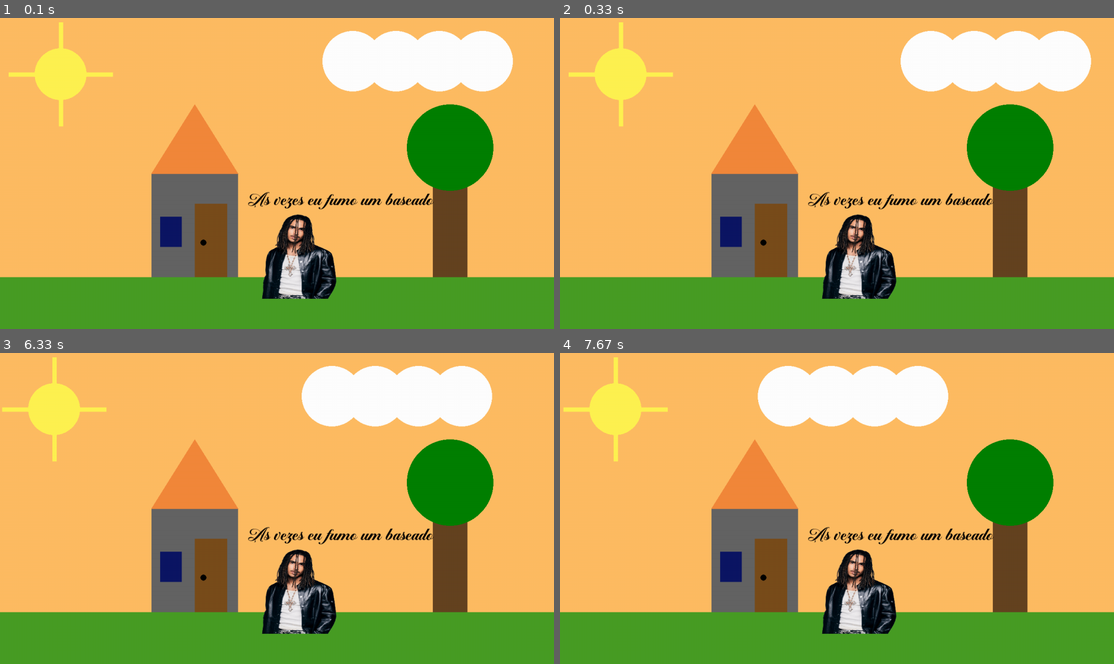
Above: before the commit, frames 1-4 (two rows, left to right).
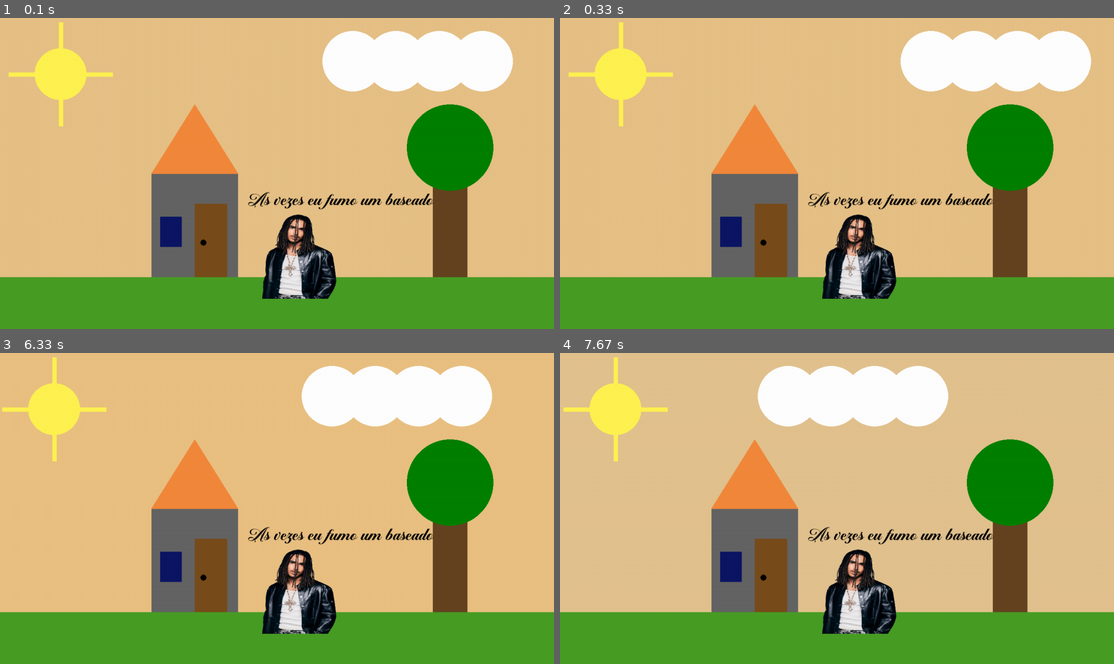
Above: after the commit, the same moments.

Repository: Cotoco25/inf1034_casinha_pygame
Game: pygame game, started from main.py
The game is run twice, just before and just after one commit, with the same random seed, the same clock (stepped at 60 frames per second) and the same inputs.
Inputs (mouse positions are in pixels of both pictures, inside the frame that each line leads up to):
- Up to frame 1 (0.1 s): no input
- Up to frame 2 (0.33 s): no input
- Up to frame 3 (6.33 s): tap Space at 0.33, 6.07 s; hold A 0.67-1.2 s; hold A 1.23-1.63 s; hold W 1.67-2.03 s; hold D 2.07-2.7 s; hold A 2.73-3.2 s; hold D 3.23-3.7 s; click (99, 552) at 3.78 s; click (210, 483) at 4.12 s; right-click (94, 604) at 4.45 s; click (282, 412) at 4.78 s; click (481, 614) at 5.12 s; right-click (121, 464) at 5.45 s; click (326, 427) at 5.78 s
- Up to frame 4 (7.67 s): hold W 6.4-6.7 s; hold D 6.73-7.2 s; hold A from 7.23 s (still down)

The runs differ from the first frame. In frame 1, 62% of the frame differs, in the area x 0-100%, y 0-84%; in frame 2, 62%; in frame 3, 61%; in frame 4, 62%.

Commit message:
foiiiiiiiiiiiii

Diff:
--- a/main.py
+++ b/main.py
@@ -19,12 +19,14 @@
 clock=time.Clock()
 
 
+
 matue_img = image.load("matue.png")
 matue_img = transform.scale(matue_img, (180,200))
 
 batman_font = font.Font("fontecarai.otf", 40)
 
 mixer.music.load("matue.mp3")
+mixer.music.set_volume(0.3)
 mixer.music.play(-1)
 
 feijao = mixer.Sound("feijao-com-farinha.mp3")
@@ -35,7 +37,18 @@
 #programa para fazer o programa fechar com o X do windows
 #se for desenhar alguma coisa, desenhar a partir do sys.exit()
 modo_fundo = False
-background_color = (255, 188, 99)
+
+uuu=255
+iii=188
+ooo=99
+background_color = (uuu, iii, ooo)
+
+
+
+aaa = (uuu-(600//5.75))
+bbb = (iii+(600//25))
+ccc = (ooo+(600//3.95))
+
 
 while running:
     clock.tick(60)
@@ -53,38 +66,39 @@
                 modo_fundo = not modo_fundo
 
 
-        if ev.type == KEYDOWN:
-            if background_color == (255, 188, 99):
-                if key_pressed == K_w:
+        if ev.type == MOUSEBUTTONDOWN:
+            if raio_x >0 and raio_x < 430 and modo_fundo == False:
+                if ev.button == 2:
                     baby1.play()
 
-        if ev.type == KEYDOWN:
-            if background_color == (151, 209, 250):
-                if key_pressed == K_w:
+        if ev.type == MOUSEBUTTONDOWN:
+            if raio_x >430 and raio_x < 860 and modo_fundo == False:
+                if ev.button == 2:
                     baby2.play()
 
-        if ev.type == KEYDOWN:
-            if background_color == (13, 29, 92):
-                if key_pressed == K_w:
+        if ev.type == MOUSEBUTTONDOWN:
+            if raio_x >860 and raio_x < 1350 and modo_fundo == False:
+            #if background_color == (13, 29, 92):
+                if ev.button == 2:
                     baby3.play()
 
-        if ev.type == KEYDOWN:
-            if background_color == (245,178,64):
-                if key_pressed == K_w:
+        if ev.type == MOUSEBUTTONDOWN:
+            if modo_fundo == True:
+                if ev.button == 2:
                     feijao.play()
 
 
         if modo_fundo:
             background_color = (245,178,64)
         else:
-            if raio_x >= 500 and raio_x < 900:
-                background_color = (151, 209, 250)
-            elif raio_x >= 900:
-                background_color = (13, 29, 92)
-            else:
-                background_color = (255, 188, 99)
+                if raio_x < 600:
+                    background_color = (uuu-(raio_x)//5.75, iii+(raio_x//25), ooo+(raio_x//3.95))
+                else:
+                    if raio_x >= 600:
+                        background_color = (aaa-((raio_x-600)//5), bbb-((raio_x-600)//4.3), ccc-((raio_x-600)//4.5))
 
 
+    print(background_color)
 
 
     ##update
@@ -100,7 +114,7 @@
     if raio_x <1350:
         if keys[K_d]:
             raio_x = raio_x + 100 *dt
-    if raio_x > -50:
+    if raio_x > 10:
         if keys[K_a]:
             raio_x = raio_x - 100 *dt
 
Not shown, changed: feijao-com-farinha.mp3
